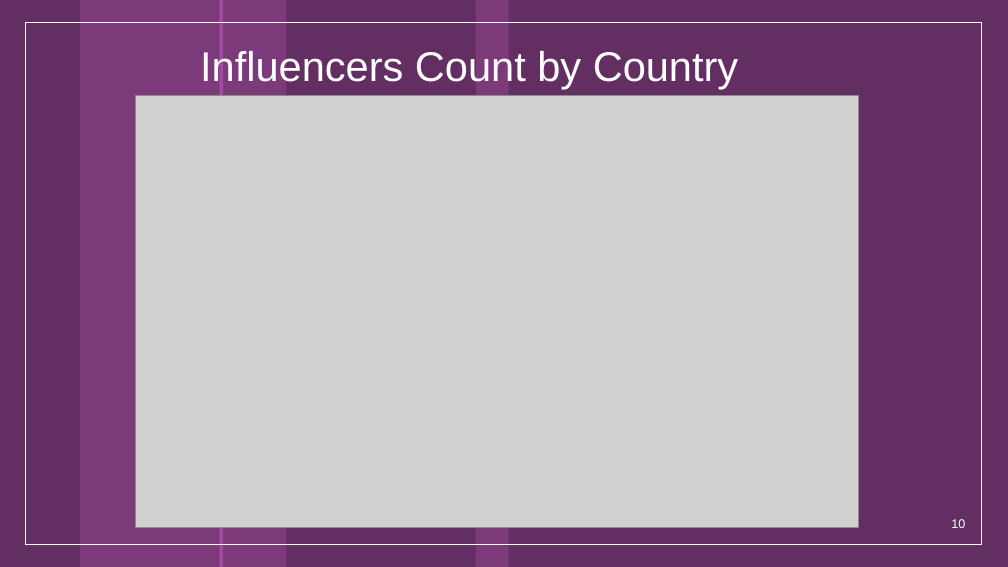
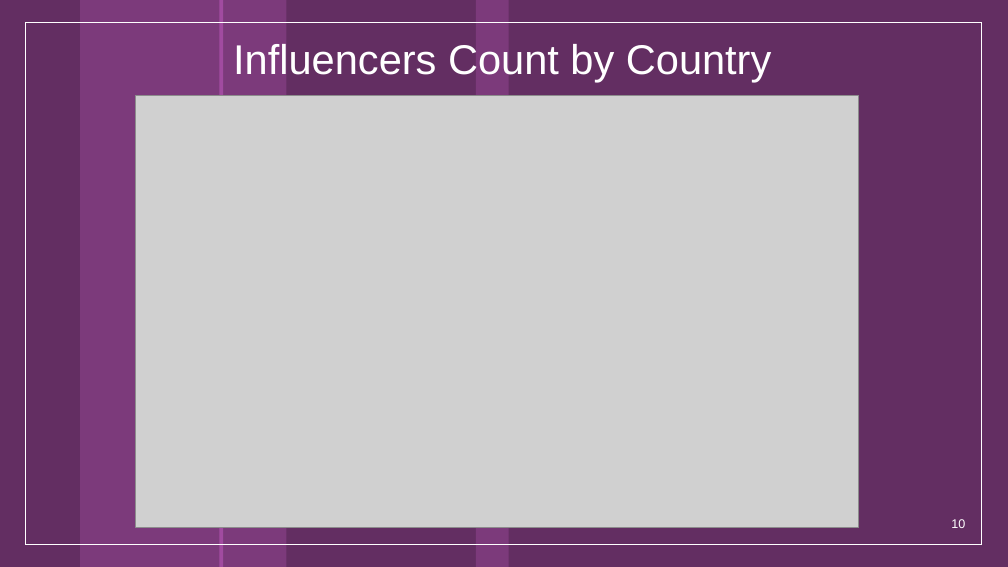
Before and after one commit to ivarunmalhotra/Top-Insta-Influencers-Analysis, a slide deck: slide 10 of TopInstagramAnalysis_ProjectReport.pptx. Drawn at 1008x567 pixels with LibreOffice and Linux fonts; fonts in the diff are those of the drawing; grey boxes stand for pictures; background and template pictures are left out. Boxes give left, top, right and bottom in pixels: in the first picture for what was removed or moved away, otherwise in the second. Text is boxed around its words. In the diff, an @@ line names an element or a change of style, - is before the commit and + after.

```diff
--- a/TopInstagramAnalysis_ProjectReport.pptx
+++ b/TopInstagramAnalysis_ProjectReport.pptx
@@ title "Influencers Count by Country": place and size @@
-title "Influencers Count by Country" at (200, 51, 738, 89)
+title "Influencers Count by Country" at (233, 43, 771, 82)
@@ title "Influencers Count by Country" at (233, 43, 771, 82): alignment left to centre @@
```
Also in this commit, not shown: 6 other slides changed, 1 other file.
